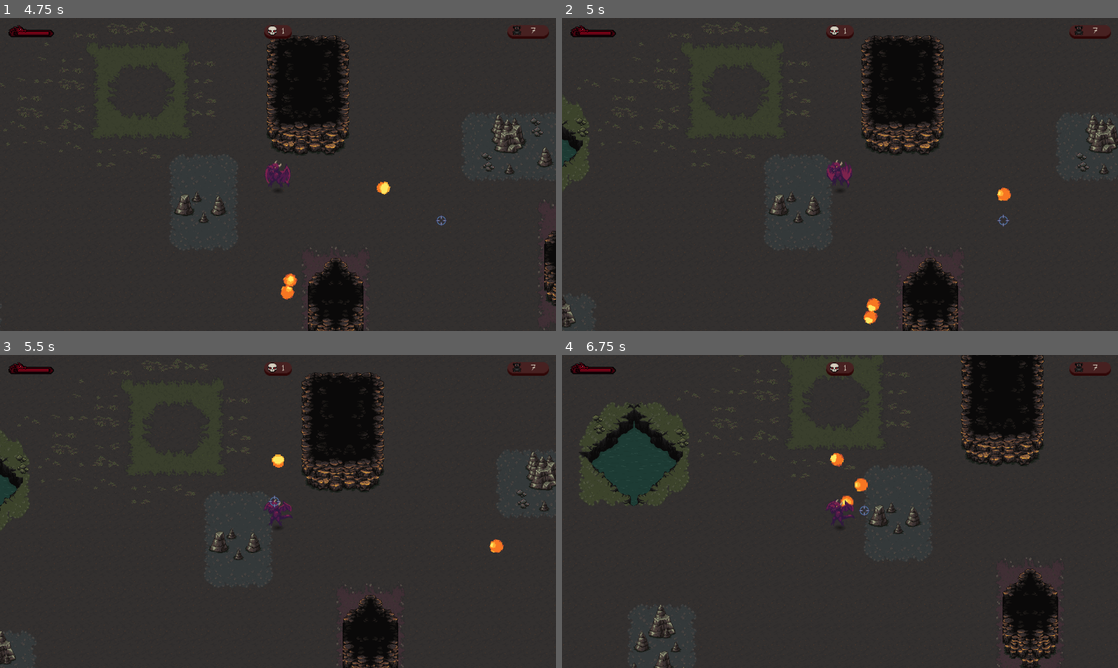
Above: before the commit, frames 1-4 (two rows, left to right).
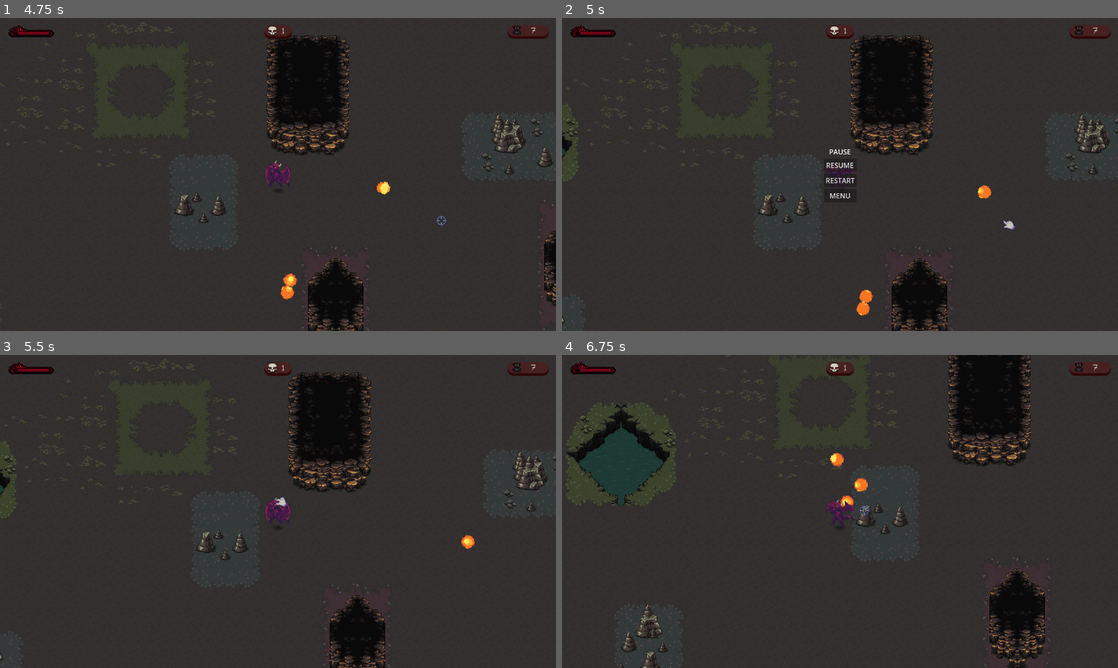
Above: after the commit, the same moments.

Repository: hgomezm92/dragons-abyss
Game: Godot game, scene res://scenes/ui/menu.tscn
Same seed, same stepped clock (60 frames per second), same inputs: the game is played once before the commit and once after it.
Inputs (mouse positions are in pixels of both pictures, inside the frame that each line leads up to):
- Up to frame 1 (4.75 s): click "START" at 0.5 s; move the mouse to (400, 158) at 1.27 s; hold D (move_right) 1.28-2.03 s; hold Space (shoot) 1.28-2.03 s; click (400, 158) at 1.42 s; move the mouse to (166, 190) at 2.02 s; hold S (move_down) 2.03-2.78 s; tap Space (shoot) at 2.1, 3.6 s; move the mouse to (333, 105) at 2.77 s; hold D (move_right) 2.78-3.53 s; hold Space (shoot) 2.78-3.53 s; move the mouse to (250, 237) at 3.52 s; hold W (move_up) 3.53-4.28 s; click (250, 237) at 3.67 s; move the mouse to (444, 221) at 4.27 s; hold A (move_left) from 4.28 s (still down); hold Space (shoot) from 4.28 s (still down)
- Up to frame 2 (5 s): keep holding A (move_left); keep holding Space (shoot); tap Escape (pause_menu, bound only after the commit) at 4.9 s
- Up to frame 3 (5.5 s): release A (move_left) at 5 s; release Space (shoot) at 5 s; click (278, 502) at 5 s, where only the run after the commit has a clickable "RESUME"
- Up to frame 4 (6.75 s): move the mouse to (673, 464) at 5.77 s; hold A (move_left) 5.78-6.53 s; tap Space (shoot) at 5.85 s; move the mouse to (867, 511) at 6.52 s; hold S (move_down) from 6.53 s (still down); hold Space (shoot) from 6.53 s (still down); click (867, 511) at 6.67 s

Frame 1 is identical in both runs. In frame 2, 5.7% of the frame differs, in the area x 0-100%, y 1-100%; in frame 3, 5.6%; in frame 4, 7.1%, in the area x 0-91%, y 0-100%.

Commit message:
Add pause menu

Diff:
--- a/project.godot
+++ b/project.godot
@@ -51,6 +51,11 @@
 , Object(InputEventMouseButton,"resource_local_to_scene":false,"resource_name":"","device":-1,"window_id":0,"alt_presse …(244 unchanged characters)…
 ]
 }
+pause_menu={
+"deadzone": 0.2,
+"events": [Object(InputEventKey,"resource_local_to_scene":false,"resource_name":"","device":-1,"window_id":0,"alt_pressed":false,"shift_pressed":false,"ctrl_pressed":false,"meta_pressed":false,"pressed":false,"keycode":0,"physical_keycode":4194305,"key_label":0,"unicode":0,"location":0,"echo":false,"script":null)
+]
+}
 
 [layer_names]
 
--- a/scenes/main/main.tscn
+++ b/scenes/main/main.tscn
@@ -7,6 +7,7 @@
 [ext_resource type="PackedScene" uid="uid://drdm14b5pvj1j" path="res://scenes/systems/enemy_spawner.tscn" id="4_l3cfh"]
 [ext_resource type="PackedScene" uid="uid://lqlerh34caxs" path="res://scenes/maps/background.tscn" id="6_ow5a4"]
 [ext_resource type="PackedScene" uid="uid://b6ajjw14dik3m" path="res://scenes/ui/cursor.tscn" id="7_hujxm"]
+[ext_resource type="PackedScene" uid="uid://cw6vq5coxkkih" path="res://scenes/ui/pause_menu.tscn" id="8_yyfjg"]
 
 [node name="Main" type="Node" node_paths=PackedStringArray("_game_manager")]
 script = ExtResource("1_l3cfh")
@@ -15,10 +16,11 @@
 [node name="Background" parent="." instance=ExtResource("6_ow5a4")]
 z_index = -2
 
-[node name="GameManager" parent="." node_paths=PackedStringArray("_hud", "_player", "_enemy_spawner") instance=ExtResource("2_6q06x")]
+[node name="GameManager" parent="." node_paths=PackedStringArray("_hud", "_player", "_enemy_spawner", "_pause_menu") instance=ExtResource("2_6q06x")]
 _hud = NodePath("../HUD")
 _player = NodePath("../Player")
 _enemy_spawner = NodePath("../EnemySpawner")
+_pause_menu = NodePath("../PauseMenu")
 
 [node name="Player" parent="." instance=ExtResource("3_ow5a4")]
 
@@ -27,3 +29,6 @@
 [node name="EnemySpawner" parent="." instance=ExtResource("4_l3cfh")]
 
 [node name="Cursor" parent="." instance=ExtResource("7_hujxm")]
+
+[node name="PauseMenu" parent="." instance=ExtResource("8_yyfjg")]
+visible = false
--- a/scenes/systems/game_manager.tscn
+++ b/scenes/systems/game_manager.tscn
@@ -1,12 +1,7 @@
-[gd_scene load_steps=5 format=3 uid="uid://cfkf0dl87l5hv"]
+[gd_scene load_steps=2 format=3 uid="uid://cfkf0dl87l5hv"]
 
 [ext_resource type="Script" uid="uid://dupc2pg3id5f0" path="res://scripts/systems/game_manager.gd" id="1_sry45"]
-[ext_resource type="PackedScene" uid="uid://buvxgstxs1cu0" path="res://scenes/ui/hud.tscn" id="2_qwvo8"]
-[ext_resource type="PackedScene" uid="uid://vco48qus0oy0" path="res://scenes/player/player.tscn" id="3_5l3e4"]
-[ext_resource type="PackedScene" uid="uid://drdm14b5pvj1j" path="res://scenes/systems/enemy_spawner.tscn" id="4_1s2k2"]
 
 [node name="GameManager" type="Node"]
+process_mode = 3
 script = ExtResource("1_sry45")
-hud = ExtResource("2_qwvo8")
-_player = ExtResource("3_5l3e4")
-_enemy_spawner = ExtResource("4_1s2k2")
--- /dev/null
+++ b/scenes/ui/pause_menu.tscn
@@ -0,0 +1,42 @@
+[gd_scene load_steps=2 format=3 uid="uid://cw6vq5coxkkih"]
+
+[ext_resource type="Script" uid="uid://c4iguackufrim" path="res://scripts/ui/pause_menu.gd" id="1_6tw0m"]
+
+[node name="PauseMenu" type="CanvasLayer"]
+process_mode = 3
+script = ExtResource("1_6tw0m")
+
+[node name="CenterContainer" type="CenterContainer" parent="."]
+anchors_preset = 13
+anchor_left = 0.5
+anchor_right = 0.5
+anchor_bottom = 1.0
+offset_left = -4.0
+offset_right = 4.0
+grow_horizontal = 2
+grow_vertical = 2
+
+[node name="VBoxContainer" type="VBoxContainer" parent="CenterContainer"]
+layout_mode = 2
+
+[node name="Text" type="Label" parent="CenterContainer/VBoxContainer"]
+layout_mode = 2
+text = "PAUSE"
+horizontal_alignment = 1
+vertical_alignment = 1
+
+[node name="Resume" type="Button" parent="CenterContainer/VBoxContainer"]
+layout_mode = 2
+text = "RESUME"
+
+[node name="Restart" type="Button" parent="CenterContainer/VBoxContainer"]
+layout_mode = 2
+text = "RESTART"
+
+[node name="Menu" type="Button" parent="CenterContainer/VBoxContainer"]
+layout_mode = 2
+text = "MENU"
+
+[connection signal="pressed" from="CenterContainer/VBoxContainer/Resume" to="." method="_on_resume_pressed"]
+[connection signal="pressed" from="CenterContainer/VBoxContainer/Restart" to="." method="_on_restart_pressed"]
+[connection signal="pressed" from="CenterContainer/VBoxContainer/Menu" to="." method="_on_menu_pressed"]
--- a/scripts/systems/game_manager.gd
+++ b/scripts/systems/game_manager.gd
@@ -3,15 +3,39 @@
 @export var _hud: CanvasLayer
 @export var _player: CharacterBody2D
 @export var _enemy_spawner: Node
+@export var _pause_menu: CanvasLayer
 var _end_scene: PackedScene = preload("res://scenes/ui/end_screen.tscn")
 
 # Called when the node enters the scene tree for the first time.
 func _ready() -> void:
 	_player.connect("damage_taken", _hud.update_health_bar)
 	_player.connect("player_dead", _end)
+
 	_enemy_spawner.connect("wave_finished", _hud.update_wave_counter)
 	_enemy_spawner.connect("win", _end)
 	_enemy_spawner.connect("enemy_count_changed", _hud.update_enemies_left)
+
+	_pause_menu.connect("resume", _toggle_pause)
+	_pause_menu.connect("restart", _restart)
+	_pause_menu.connect("menu", _go_to_menu)
+
+func _unhandled_input(event: InputEvent) -> void:
+	if event.is_action_pressed("pause_menu"):
+		_toggle_pause()
+
+func _toggle_pause():
+	if get_tree().paused:
+		_resume_game()
+	else:
+		_pause_game()
+
+func _resume_game():
+	get_tree().paused = false
+	_pause_menu.hide()
+
+func _pause_game():
+	get_tree().paused = true
+	_pause_menu.show()
 
 func new_game() -> void:
 	_enemy_spawner.reset()
--- a/scripts/ui/cursor.gd
+++ b/scripts/ui/cursor.gd
@@ -21,8 +21,7 @@
 func _input(event):
 	if _parent == "Main" and !get_tree().paused:
 		if event.is_action_pressed("shoot"):
-			if event.pressed:
-				_sprite.play("sight_pressed")
+			_sprite.play("sight_pressed")
 		else:
 			_sprite.play("sight_idle")
 	else:
--- /dev/null
+++ b/scripts/ui/pause_menu.gd
@@ -0,0 +1,15 @@
+extends CanvasLayer
+
+signal resume
+signal restart
+signal menu
+
+func _on_resume_pressed() -> void:
+	resume.emit()
+
+func _on_restart_pressed() -> void:
+	restart.emit()
+
+
+func _on_menu_pressed() -> void:
+	menu.emit()
Not shown: 1 places in scenes/main/main.tscn that only renumber resources
Not shown, added: scripts/ui/pause_menu.gd.uid
